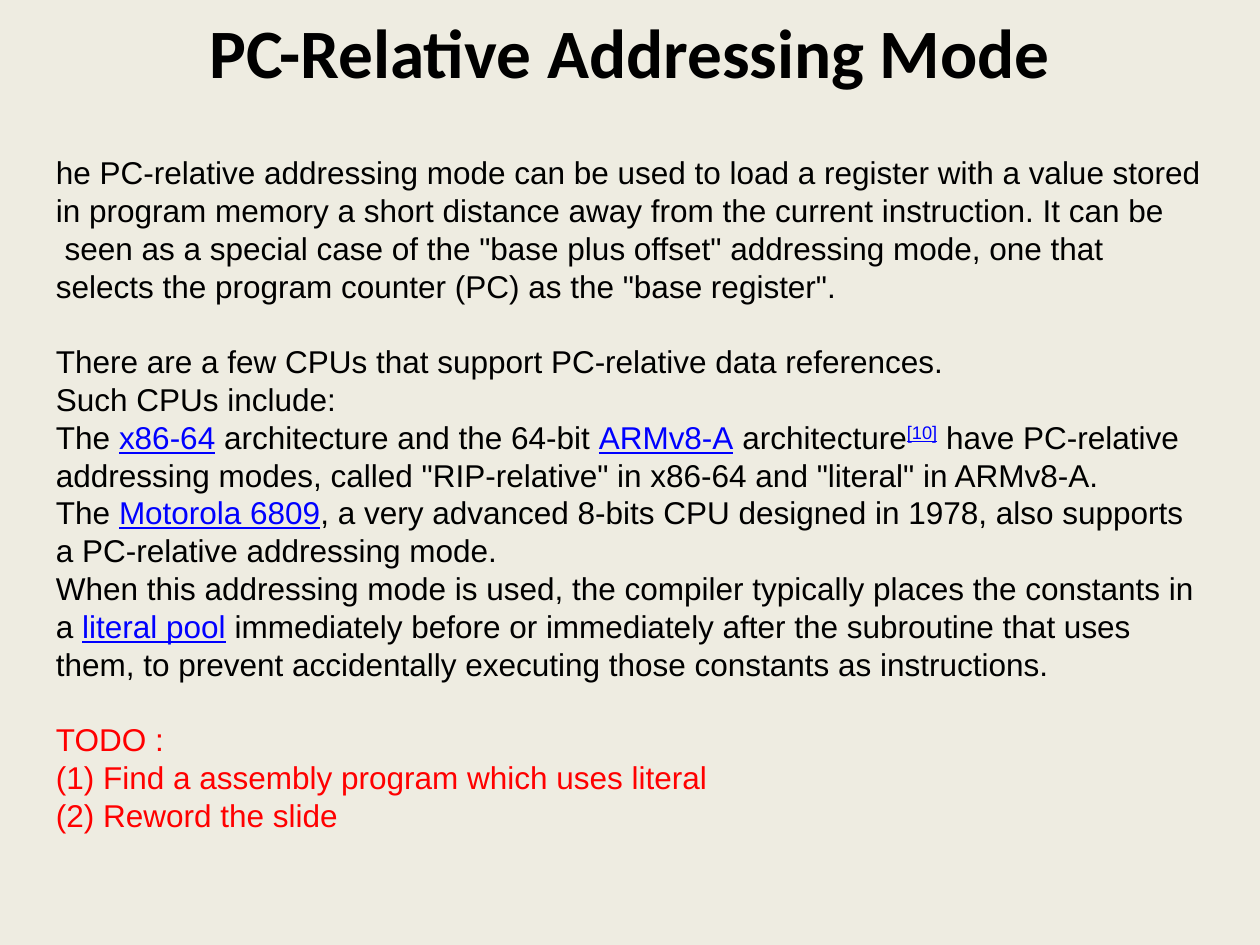
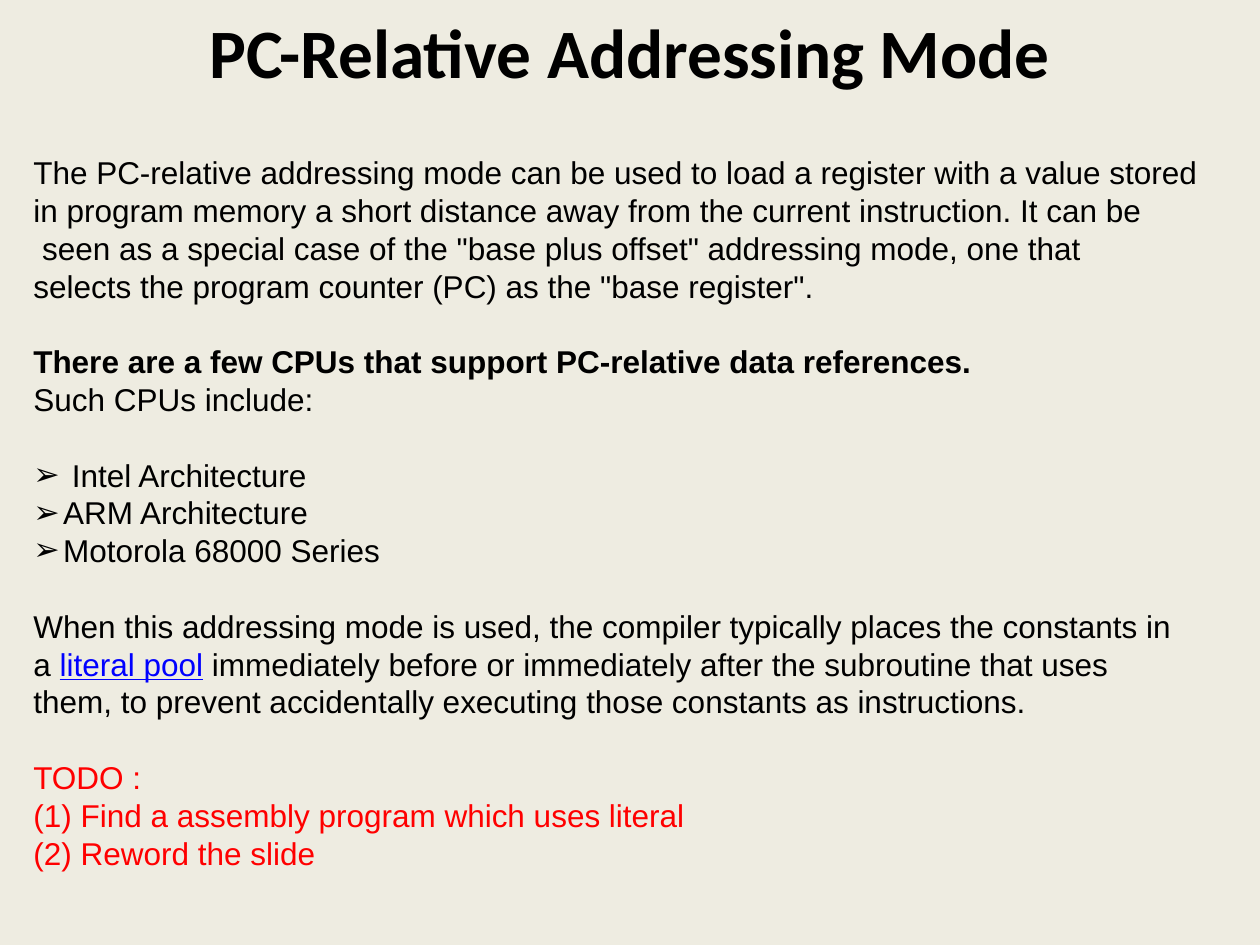
Before and after one commit to girishsukukumar/ARM-Architecture, a slide deck: slide 29 of Module-5.pptx (slide 22 before the commit). Drawn at 1260x945 pixels with LibreOffice and Linux fonts; fonts in the diff are those of the drawing. Boxes give left, top, right and bottom in pixels: in the first picture for what was removed or moved away, otherwise in the second. Text is boxed around its words. In the diff, an @@ line names an element or a change of style, - is before the commit and + after.

```diff
--- a/Module-5.pptx
+++ b/Module-5.pptx
@@ text "The PC-relative addressing mode can ...": place and size @@
-text "The PC-relative addressing mode can ..." at [56,161,1200,828]
+text "The PC-relative addressing mode can ..." at [33,161,1197,866]
@@ text at [33,161,1197,190]: text changed @@
-he PC-relative addressing mode can be used to load a register with a value stored
+The PC-relative addressing mode can be used to load a register with a value stored
@@ text at [33,350,971,379]: bold on in "There are a few CPUs that support ..." @@
@@ text at [63,464,380,563]: text changed @@
-The x86-64 architecture and the 64-bit ARMv8-A architecture[10] have PC-relative
-addressing modes, called "RIP-relative" in x86-64 and "literal" in ARMv8-A.
-The Motorola 6809, a very advanced 8-bits CPU designed in 1978, also supports
-a PC-relative addressing mode.
+➢ Intel Architecture
+➢ ARM Architecture
+➢ Motorola 68000 Series
```
Also in this commit, not shown: 5 other slides changed, 24 slides added, 1 slide removed.
